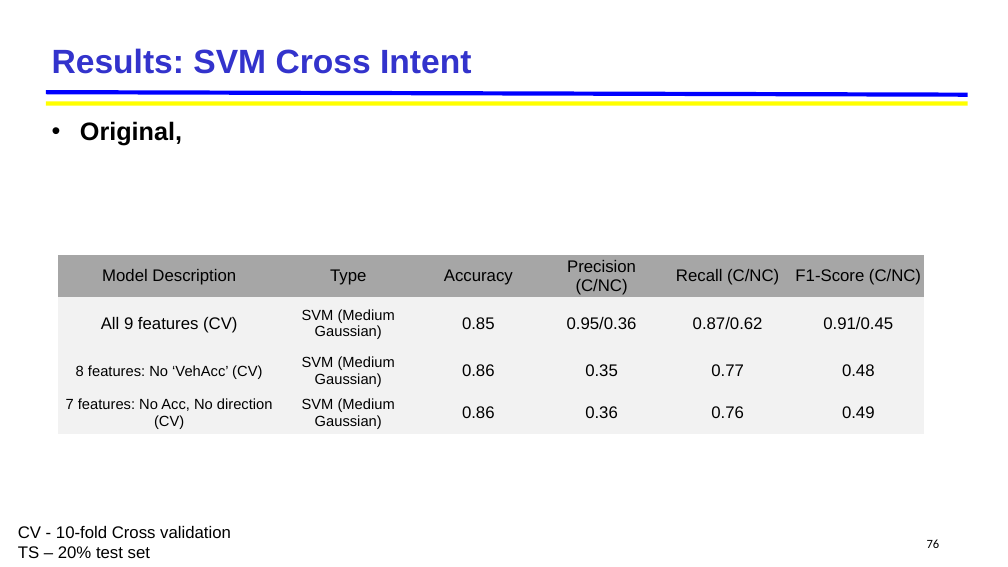
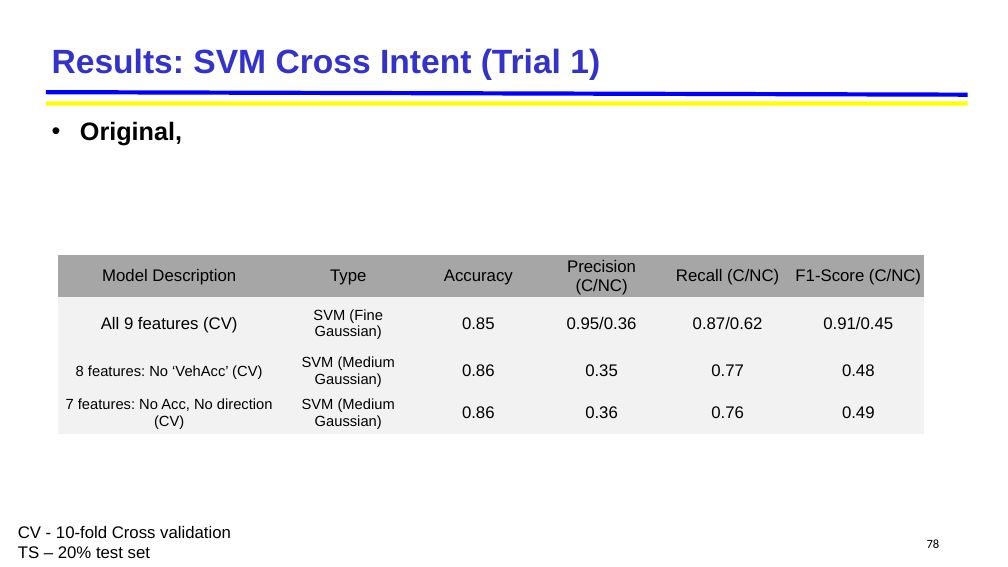
Before and after one commit to jskumaar/pedestrianHybridModel, a slide deck: slide 78 of Pedestrian_Hybrid_Model [Autosaved].pptx (slide 76 before the commit). Drawn at 1008x567 pixels with LibreOffice and Linux fonts; fonts in the diff are those of the drawing; background and template pictures are left out. Boxes give left, top, right and bottom in pixels: in the first picture for what was removed or moved away, otherwise in the second. Text is boxed around its words. In the diff, an @@ line names an element or a change of style, - is before the commit and + after.

```diff
--- a/Pedestrian_Hybrid_Model [Autosaved].pptx
+++ b/Pedestrian_Hybrid_Model [Autosaved].pptx
@@ title at (52, 48, 600, 80): text changed @@
-Results: SVM Cross Intent
+Results: SVM Cross Intent (Trial 1)
@@ table at (57, 255, 924, 434) @@
-row 2, column 2: SVM (Medium Gaussian)
+row 2, column 2: SVM (Fine Gaussian)
```
Also in this commit, not shown: 4 other slides changed, 3 slides added, 47 other files.
